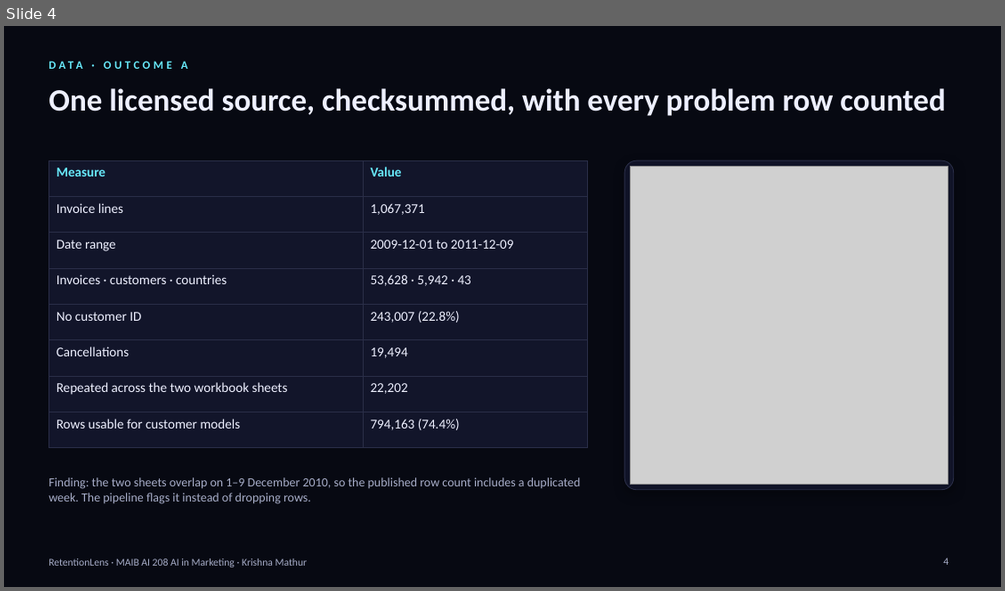
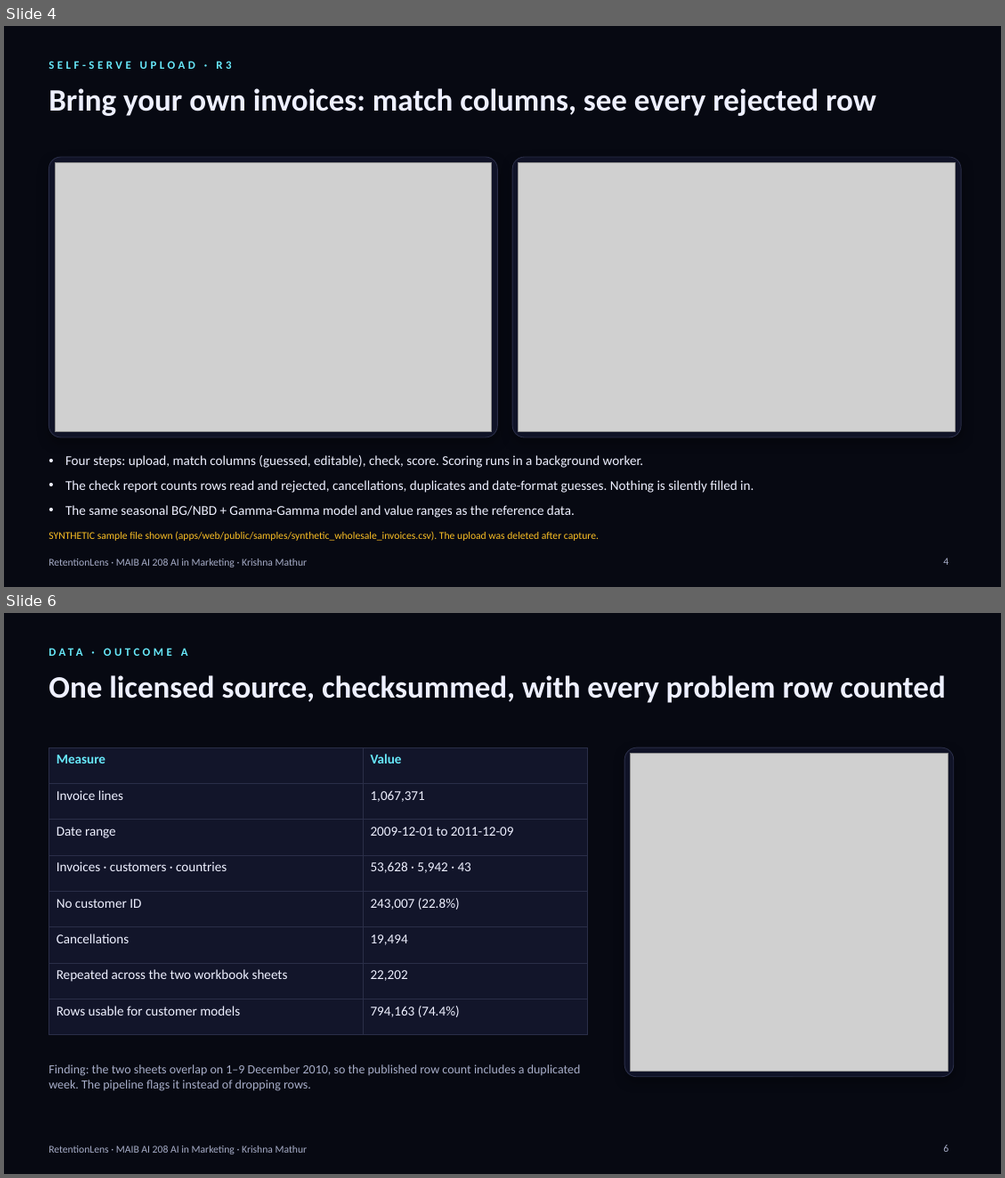
Before and after one commit to krish2105/Retention-Lens-AI-in-Marketing-, a slide deck: submissions/RetentionLens_Presentation.pptx. Shown one above the other, each under a label of ours: slide 4 before the commit, slides 4 and 6 after it; the slides between them are not shown. The pictures are 1005x591 and 1005x1178 pixels, drawn with LibreOffice and Linux fonts; fonts in the diff are those of the drawing; grey boxes stand for pictures. Boxes give left, top, right and bottom in pixels: in the first picture for what was removed or moved away, otherwise in the second. Text is boxed around its words. In the diff, an @@ line names an element or a change of style, - is before the commit and + after.

Commit message:
docs(submission): refresh screenshots, 18-slide deck and 17-page report with R2–R5b, SaaS foundations and what is still missing

```diff
--- a/submissions/RetentionLens_Presentation.pptx
+++ b/submissions/RetentionLens_Presentation.pptx
@@ slide 4 added at box(4, 26, 1001, 587), background #070912; not listed: 1 template element that a slide beside it also shows @@
@@ text added at box(48, 61, 231, 69), 11 pt, text #67E8F9, bold @@
+SELF-SERVE UPLOAD · R3
@@ text added at box(48, 88, 876, 116), 30 pt, text #EEF0FF, bold @@
+Bring your own invoices: match columns, see every rejected row
@@ rounded rectangle added at box(48, 157, 498, 437), fill #12152A at 92% opacity, outline #2A2E48 0.75 pt @@
@@ rounded rectangle added at box(512, 157, 961, 437), fill #12152A at 92% opacity, outline #2A2E48 0.75 pt @@
@@ picture added at box(55, 163, 492, 431) @@
@@ picture added at box(518, 163, 955, 431) @@
@@ text added at box(65, 455, 753, 517), 13 pt, text #EEF0FF @@
+• Four steps: upload, match columns (guessed, editable), check, score. Scoring runs in a background worker.
+• The check report counts rows read and rejected, cancellations, duplicates and date-format guesses. Nothing is silently filled in.
+• The same seasonal BG/NBD + Gamma-Gamma model and value ranges as the reference data.
@@ text added at box(48, 531, 599, 540), 10 pt, text #FBBF24 @@
+SYNTHETIC sample file shown (apps/web/public/samples/synthetic_wholesale_invoices.csv). The upload was deleted after capture.
@@ page number added at box(943, 557, 948, 564), 10 pt, text #A7ADC8 @@
+4
@@ what was slide 4 is now slide 6 @@
@@ page number at box(943, 1144, 948, 1151): text changed @@
-4
+6
```
Also in this commit, not shown: 7 slides changed, 5 other slides added, 2 slides removed, 35 other files.
